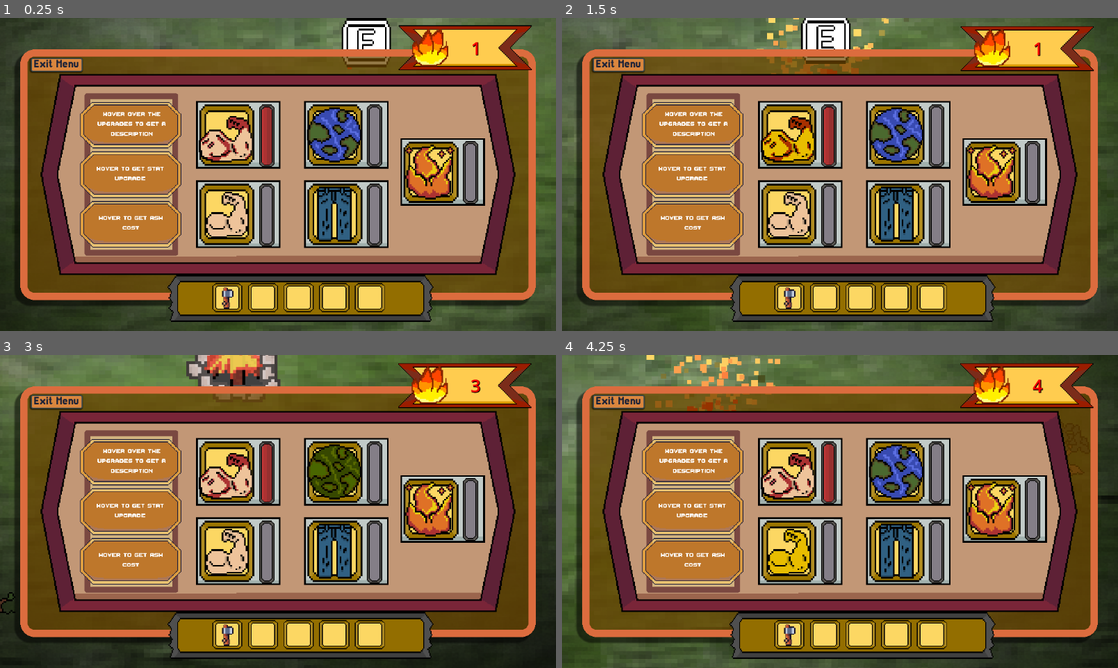
Above: before the commit, frames 1-4 (two rows, left to right).
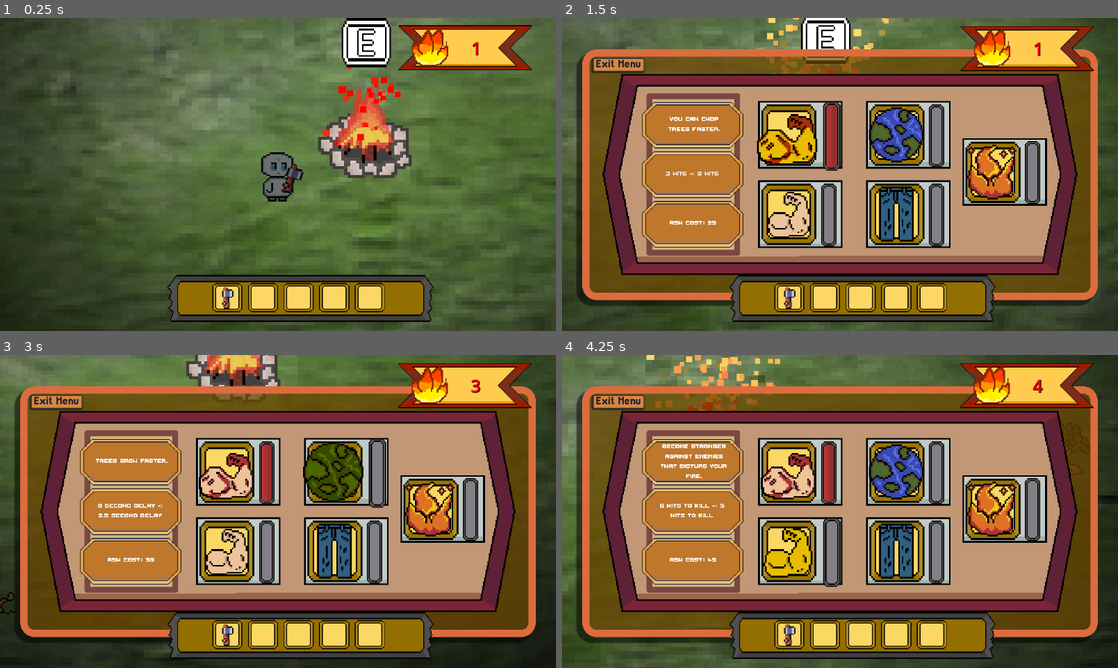
Above: after the commit, the same moments.

Repository: DaqCode/GameDevJS2025
Game: Godot game, scene res://scenes/UI/main_scene.tscn
The game is run twice, just before and just after one commit, with the same random seed, the same clock (stepped at 60 frames per second) and the same inputs.
Inputs (mouse positions are in pixels of both pictures, inside the frame that each line leads up to):
- Up to frame 1 (0.25 s): no input
- Up to frame 2 (1.5 s): move the mouse to (962, 158) at 0.52 s; hold D (right) 0.53-1.25 s; hold E (interact) 0.53-1.25 s; click (789, 133) at 1.25 s
- Up to frame 3 (3 s): move the mouse to (166, 527) at 2.02 s; hold S (down) 2.03-2.78 s; tap E (interact) at 2.1 s; move the mouse to (333, 442) at 2.77 s; hold D (right) from 2.78 s (still down); hold E (interact) from 2.78 s (still down)
- Up to frame 4 (4.25 s): move the mouse to (812, 574) at 3.52 s; release D (right) at 3.53 s; release E (interact) at 3.53 s; hold W (up) from 3.53 s (still down); tap E (interact) at 3.6 s

The runs differ from the first frame. In frame 1, 70% of the frame differs, in the area x 2-97%, y 10-92%; in frame 2, 2.1%; in frame 3, 2.0%; in frame 4, 2.0%.
Error before the commit: Parse Error: Expected end of statement after variable declaration, found "{" instead. (res://scenes/UI/upgrade_station.gd:32)

Commit message:
added dropped items

Diff:
--- a/gamedevjs2025/events/events.gd
+++ b/gamedevjs2025/events/events.gd
@@ -2,3 +2,15 @@
 
 signal chop_tree
 signal open_upgrade
+
+signal add_inventory_item(name)
+# HI! heres how my signal works. This is emitted every time the player picks up and item
+# the name value:
+#	- if the item is a plank name will just be "plank"
+#	- if the item is a ssed name will bee "type <number> seed" EX: "type 1 seed"
+#
+# Connect to this anywhere you want via:
+#	Events.add_inventory_item.connect(func)
+#	where func is a function that has a string perameter for the name
+#
+# then in the funcion you connect it to should add the items to the inventory basied on what the peram value is
--- a/gamedevjs2025/scenes/UI/upgrade_station.gd
+++ b/gamedevjs2025/scenes/UI/upgrade_station.gd
@@ -29,28 +29,28 @@
 	FURIOUSFIRE
 }
 
-var upgrade_cost_data{
-	PlayerUpgrades.LUMBERJACKMUSCLES{
-		"cost": [25, 55, 80]
-	},
-
-	PlayerUpgrades.LOCALECOLOGIST{
-		"cost": [30,70, 100]
-	},
-
-	PlayerUpgrades.ANGRYMUSCLES{
-		"cost": [45, 90, 165]
-	},
-
-	PlayerUpgrades.SPEEDYLEGGINGS{
-		"cost": [50, 100, 175]
-	},
-
-	PlayerUpgrades.FURIOUSFIRE{
-		"cost": [100, 250, 600]
-	}
-
-}
+#var upgrade_cost_data{
+	#PlayerUpgrades.LUMBERJACKMUSCLES{
+		#"cost": [25, 55, 80]
+	#},
+#
+	#PlayerUpgrades.LOCALECOLOGIST{
+		#"cost": [30,70, 100]
+	#},
+#
+	#PlayerUpgrades.ANGRYMUSCLES{
+		#"cost": [45, 90, 165]
+	#},
+#
+	#PlayerUpgrades.SPEEDYLEGGINGS{
+		#"cost": [50, 100, 175]
+	#},
+#
+	#PlayerUpgrades.FURIOUSFIRE{
+		#"cost": [100, 250, 600]
+	#}
+#
+#}
 
 func _ready() -> void:
 	self.visible = false
@@ -66,28 +66,28 @@
 			print("You're not a button, ignored...")
 
 	# Attemptin to make some data grabs to detect if player can afford update
-	match PlayerUpgrades:
-		LUMBERJACKMUSCLES:
-			pass
-		LOCALECOLOGIST:
-			pass
-		ANGRYMUSCLES:
-			pass
-		SPEEDYLEGGINGS:
-			pass
-		FURIOUSFIRE:
-			pass
-
-
-func _process(_delta: float) -> void:
-	if InputEventMouseMotion:
-
-		# Check every time if player can afford an upgrade in the first place. Need to compare globla variable with this current variable.
-
-
-func _on_upgrade_pressed_1() -> void:
-	if can_afford:
-		GlobalPlayerScript.current_total_ashes -=
+	#match PlayerUpgrades:
+		#LUMBERJACKMUSCLES:
+			#pass
+		#LOCALECOLOGIST:
+			#pass
+		#ANGRYMUSCLES:
+			#pass
+		#SPEEDYLEGGINGS:
+			#pass
+		#FURIOUSFIRE:
+			#pass
+	#
+
+#func _process(_delta: float) -> void:
+	#if InputEventMouseMotion:
+		#
+		## Check every time if player can afford an upgrade in the first place. Need to compare globla variable with this current variable.
+		#
+#
+#func _on_upgrade_pressed_1() -> void:
+	#if can_afford:
+		#GlobalPlayerScript.current_total_ashes -=
 
 	print("This is button 1 i swear to god dude.")
 
--- a/gamedevjs2025/scenes/assets/trees/tree_types.gd
+++ b/gamedevjs2025/scenes/assets/trees/tree_types.gd
@@ -5,8 +5,9 @@
 @onready var regrow_time: Timer = %RegrowTime
 @onready var interact_button: TextureRect = $InteractButton
 @onready var health_bar: TextureProgressBar = $HealthBar
-
-
+@onready var dropped_plank_preload = preload("res://scenes/droppedPlank/dropped_plank.tscn")
+@onready var dropped_seed_preload = preload("res://scenes/droppedSeed/dropped_seeds.tscn")
+@onready var tree_col_shape = $TreeCollisionShape
 
 signal ready_to_chop
 signal begin_waiting_until_chop
@@ -27,6 +28,8 @@
 
 var current_stage := 1
 var tree_health := 3
+
+var drop_range = 5
 
 var tree_data = {
 
@@ -136,6 +139,9 @@
 
 	print("CHOPPING: %s" % get_tree_name(tree_type))
 	print("Dropped Seeds: %d, Planks: %d" % [seed_value, plank_value])
+	# loop to spawn in the dropped planksas
+	dropItems(dropped_plank_preload,plank_value,"plank")
+	dropItems(dropped_seed_preload,seed_value,"seed")
 
 	emit_signal("begin_waiting_until_chop")
 	interact_button.visible = false
@@ -148,6 +154,13 @@
 func _update_health_bar() -> void:
 	health_bar.value = tree_health
 
+func dropItems(itemPreload,count,type):
+	for i in range(count):
+		var dropped_item = itemPreload.instantiate()
+		dropped_item.tree_type = tree_type
+		dropped_item.item_type = type
+		dropped_item.position = tree_col_shape.global_position + Vector2(randf_range(-drop_range,drop_range),randf_range(-drop_range,drop_range)) # get rand pos to drop
+		get_tree().current_scene.add_child(dropped_item)
 
 func _on_tree_interaction_body_entered(body: Node2D) -> void:
 	if body.is_in_group("player"):
--- a/gamedevjs2025/scenes/characters/bron/bron.tscn
+++ b/gamedevjs2025/scenes/characters/bron/bron.tscn
@@ -130,7 +130,7 @@
 [sub_resource type="CapsuleShape2D" id="CapsuleShape2D_ld6eo"]
 height = 85.7143
 
-[node name="Bron" type="CharacterBody2D"]
+[node name="Bron" type="CharacterBody2D" groups=["player"]]
 modulate = Color(0.0214346, 0.0214346, 0.0214346, 1)
 texture_filter = 1
 texture_repeat = 1
--- /dev/null
+++ b/gamedevjs2025/scenes/droppedPlank/droppedItem.gd
@@ -0,0 +1,33 @@
+extends Area2D
+
+var tree_type
+var item_type # this is either gonna be a plank or a seed
+var pickupTime = 0.2
+
+func _enter_tree() -> void:
+	# on spawn set a random roation for visuals
+	rotation = randf_range(0,2*PI)
+
+func _ready() -> void:
+	# at the start loop through all the thing that are already in area and call needed func.
+	# this is for if the player is already in the area, where body_entered wont work
+	for bod in get_overlapping_bodies():
+		checkBodys(bod)
+
+func _on_body_entered(body: Node2D) -> void:
+	checkBodys(body)
+
+func checkBodys(body: Node2D):
+	if body.is_in_group("player"):
+		#tween to move to player
+		var tween = get_tree().create_tween()
+		tween.tween_property(self,"position",body.position,pickupTime)
+		tween.tween_property(self,"modulate",Color8(255,255,255,0),pickupTime)
+		await tween.finished # when done...
+		# this is kinda bad code below
+		var itemName = item_type
+		if item_type == "seed": # this is to give the item the right name
+			itemName = "type " + str(tree_type) + " " + item_type
+		Events.add_inventory_item.emit(itemName) #this will be somthing like: "type 1 planks"EASE_IN
+		print("picked up " + itemName)
+		queue_free()
--- /dev/null
+++ b/gamedevjs2025/scenes/droppedPlank/dropped_plank.tscn
@@ -0,0 +1,21 @@
+[gd_scene load_steps=3 format=3 uid="uid://cbgk1uaomb4xh"]
+
+[ext_resource type="Script" uid="uid://pho5qbiirwry" path="res://scenes/droppedPlank/droppedItem.gd" id="1_k65c1"]
+
+[sub_resource type="CircleShape2D" id="CircleShape2D_omk34"]
+radius = 24.0
+
+[node name="DroppedPlank" type="Area2D"]
+script = ExtResource("1_k65c1")
+
+[node name="ColorRect" type="ColorRect" parent="."]
+offset_left = -2.0
+offset_top = -4.0
+offset_right = 1.0
+offset_bottom = 6.0
+color = Color(0.283043, 0.203327, 0.0147991, 1)
+
+[node name="PickupArea" type="CollisionShape2D" parent="."]
+shape = SubResource("CircleShape2D_omk34")
+
+[connection signal="body_entered" from="." to="." method="_on_body_entered"]
--- /dev/null
+++ b/gamedevjs2025/scenes/droppedSeed/dropped_seeds.tscn
@@ -0,0 +1,21 @@
+[gd_scene load_steps=3 format=3 uid="uid://csag50vyi8ig8"]
+
+[ext_resource type="Script" uid="uid://pho5qbiirwry" path="res://scenes/droppedPlank/droppedItem.gd" id="1_1df7w"]
+
+[sub_resource type="CircleShape2D" id="CircleShape2D_omk34"]
+radius = 20.0
+
+[node name="DroppedSeed" type="Area2D"]
+script = ExtResource("1_1df7w")
+
+[node name="ColorRect" type="ColorRect" parent="."]
+offset_left = -1.0
+offset_top = -1.0
+offset_right = 1.0
+offset_bottom = 1.0
+color = Color(0.367685, 0.109984, 0.209708, 1)
+
+[node name="PickupArea" type="CollisionShape2D" parent="."]
+shape = SubResource("CircleShape2D_omk34")
+
+[connection signal="body_entered" from="." to="." method="_on_body_entered"]
Not shown, added: gamedevjs2025/scenes/droppedPlank/droppedItem.gd.uid
